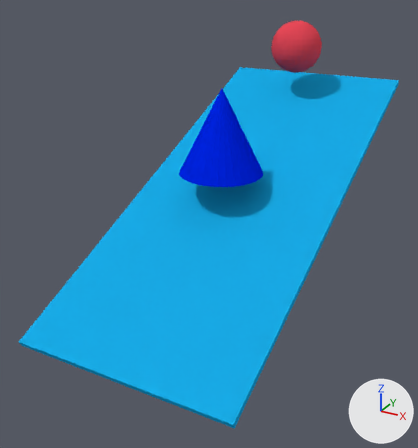
Before and after pictures for a commit that changed the Blender file android/assets/entities/testScene/testScene.blend.
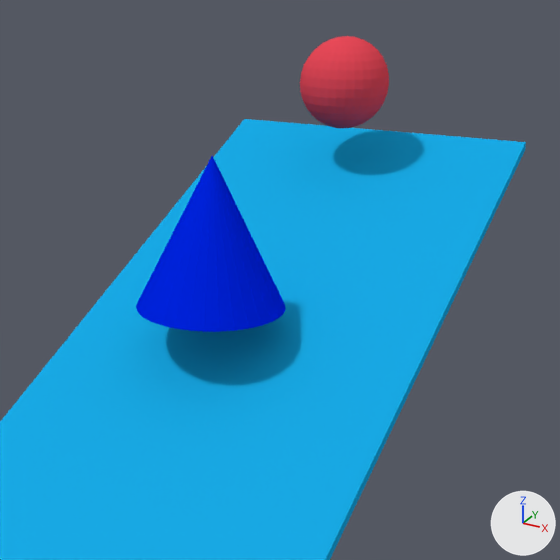
Each version is shown whole from a 50 mm lens placed at (1.383, 1.084, 1.423), pointed at (-0.379, 4.289, -0.179), then close up on the part from 25% to 100% of the width and 0% to 71% of the height. The lights are fixed; the arrows at lower right show +X, +Y and +Z.

Objects in the first close-up: 'cone_model', 'ramp_model', 'sphere_model'.
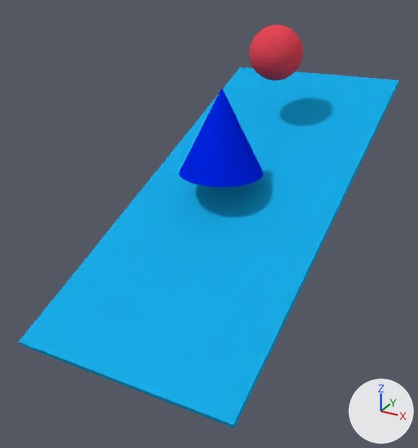
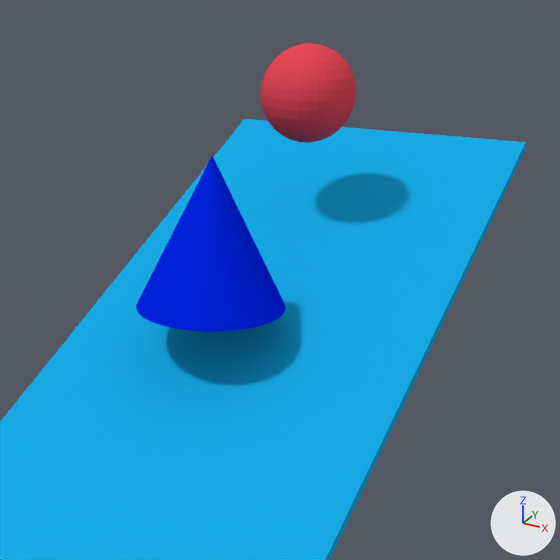
Where the change shows, as pixel boxes [x1, y1, x2, y2] in the close-ups (560 x 560 px):
'sphere_model', moved
    before: [300, 36, 389, 128]
    after: [260, 43, 356, 143]

The change in detail:
Object 'sphere_model' (ob_sphere_model) moves from (-0.331, 5.654, 0.856) to (-0.331, 5.234, 0.856).
